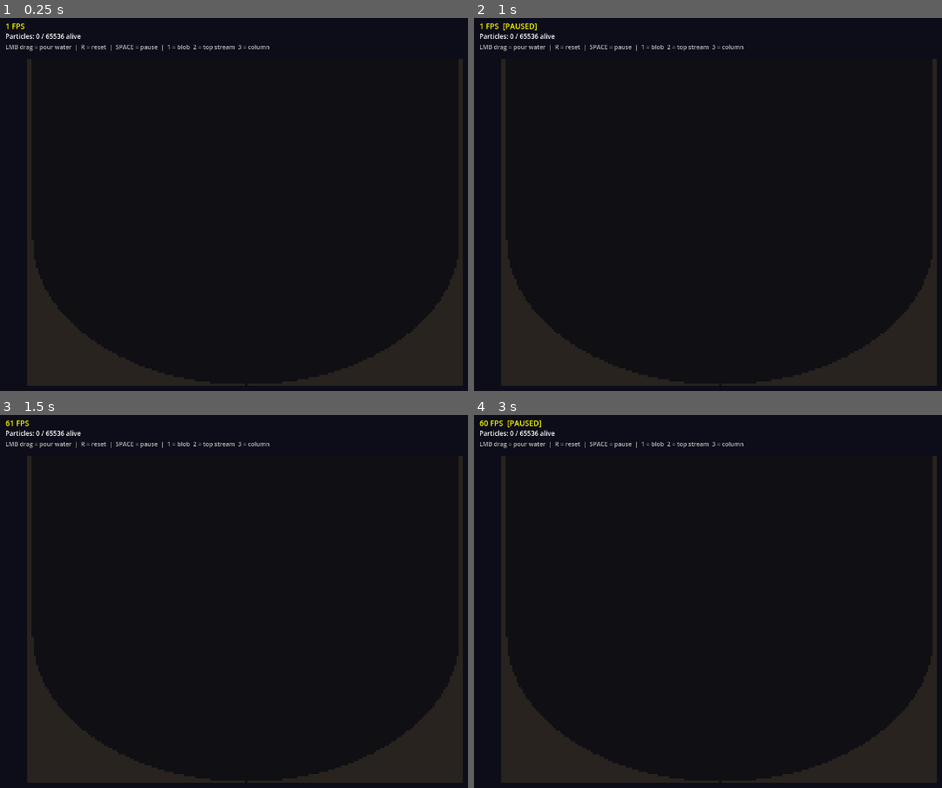
Above: before the commit, frames 1-4 (two rows, left to right).
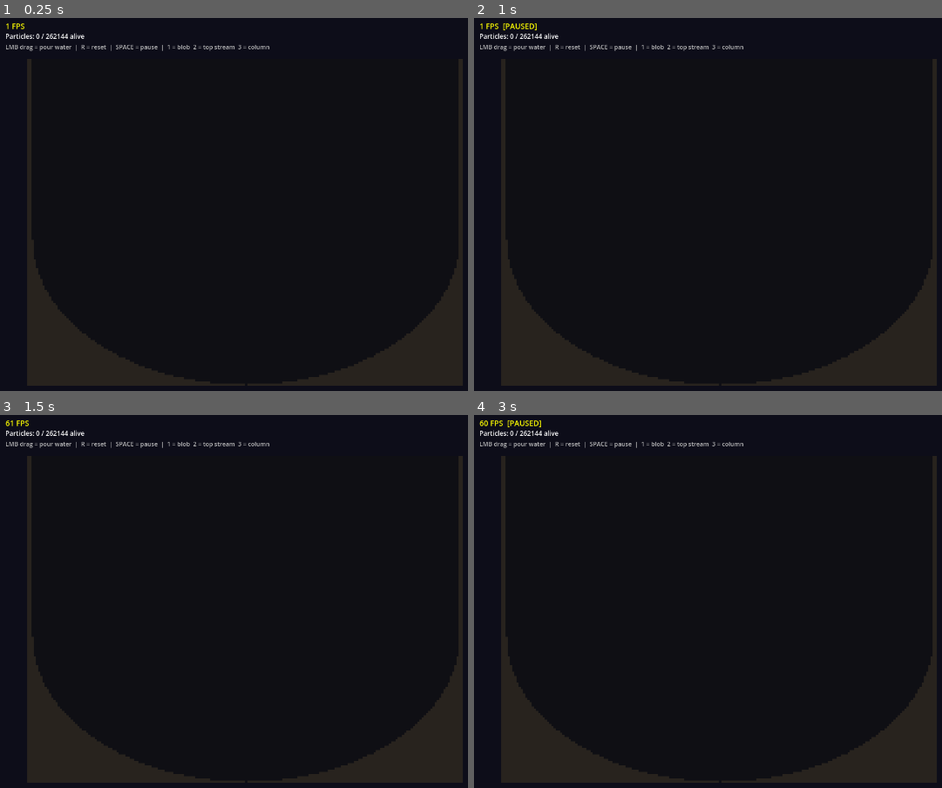
Above: after the commit, the same moments.

Repository: zholobov/alchemy-proto
Game: Godot game, scene res://tests/pflip_test.tscn
Two runs of this game, one before a commit and one after it. Both use one fixed random seed, a clock stepped at 60 frames per second and the inputs below. This scene is started directly instead of the project's main scene.
Inputs (mouse positions are in pixels of both pictures, inside the frame that each line leads up to):
- Up to frame 1 (0.25 s): no input
- Up to frame 2 (1 s): tap Enter at 0.5 s; move the mouse to (outside the picture) at 0.52 s; hold D from 0.53 s (still down); tap 1 at 0.6 s; click (outside the picture) at 0.67 s; tap Space at 0.77 s
- Up to frame 3 (1.5 s): release D at 1.25 s; tap Space at 1.25 s; drag from (210, 627) to (313, 687) at 1.27 s
- Up to frame 4 (3 s): tap Enter at 2 s; move the mouse to (890, 523) at 2.02 s; hold D 2.03-2.75 s; tap R at 2.1 s; tap Space at 2.75 s; drag from (787, 687) to (614, 549) at 2.77 s

The runs differ from the first frame. In frame 1, less than 0.1% of the frame differs, in the area x 9-19%, y 3-6%; in frame 2, less than 0.1%; in frame 3, less than 0.1%; in frame 4, less than 0.1%.
Error in both runs: Cannot call method 'buffer_update' on a null value. (res://src/simulation/particle_fluid_solver.gd:237)

Commit message:
PIC/FLIP: bump MAX_PARTICLES from 65k to 256k
User was hitting the 65536 cap when continuously pouring. Bumping to
262144 gives 4× headroom — enough to fill the 200x150 cauldron at the
target 8 particles/cell (240k particles needed) plus some slack.

Memory cost: 256k * 24 bytes = 6 MB (was 1.5 MB).
Performance: ~linear in particle count for the p2g atomic-scatter pass,
so worst-case 4× slower at the cap, but you only pay the cost for
particles actually spawned.

Going much higher than this will need a faster scatter (native float
atomics via GL_EXT_shader_atomic_float, or sorted-particle approach).

Co-Authored-By: Claude Opus 4.6 (1M context) <noreply@anthropic.com>

Diff:
--- a/src/simulation/particle_fluid_solver.gd
+++ b/src/simulation/particle_fluid_solver.gd
@@ -28,7 +28,7 @@
 ## minus-pressure, delta=just pressure). Per-particle gravity is the standard
 ## approach in FLIP literature.
 
-const MAX_PARTICLES := 65536
+const MAX_PARTICLES := 262144  # 256k. ~6 MB. Enough to fill 200x150 grid at 8/cell.
 const PARTICLE_STRIDE := 24  # bytes: vec2 pos + vec2 vel + int substance + int alive
 const JACOBI_ITERATIONS := 80
 
